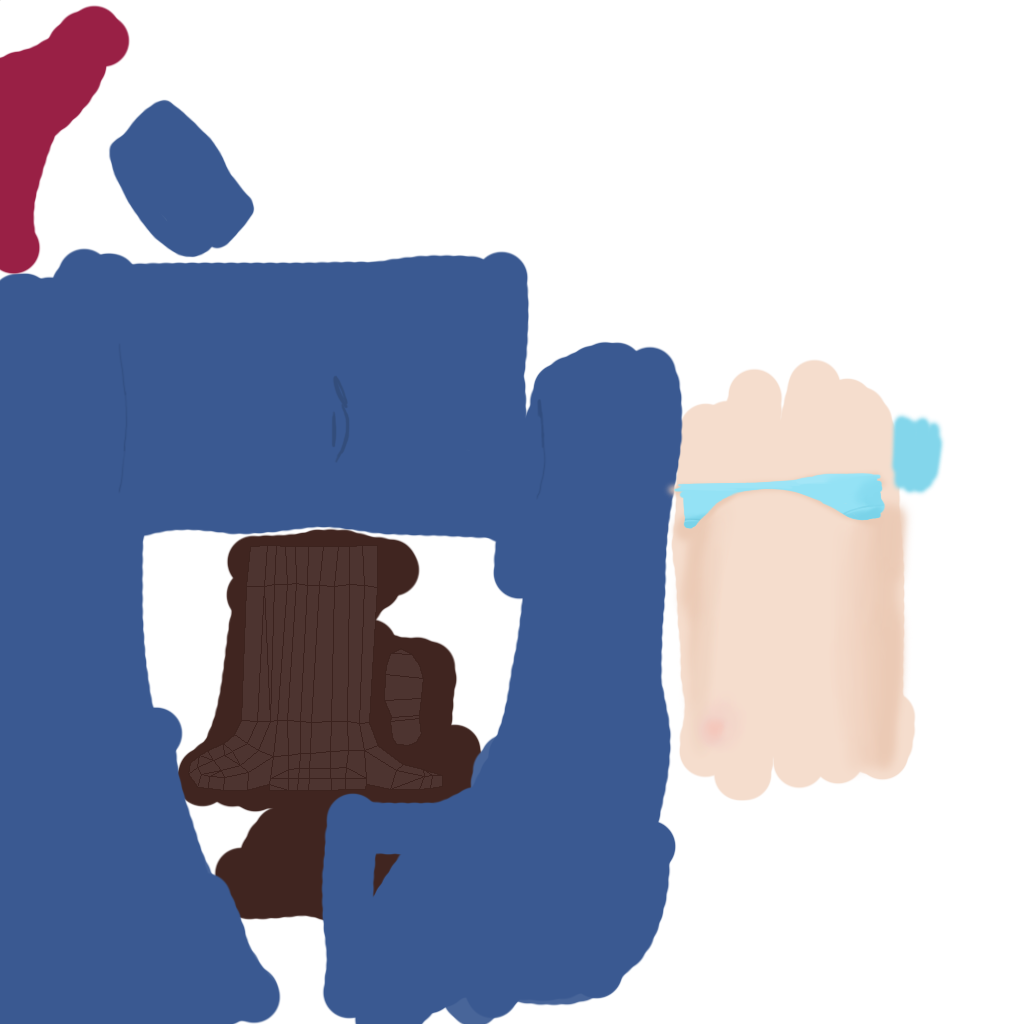
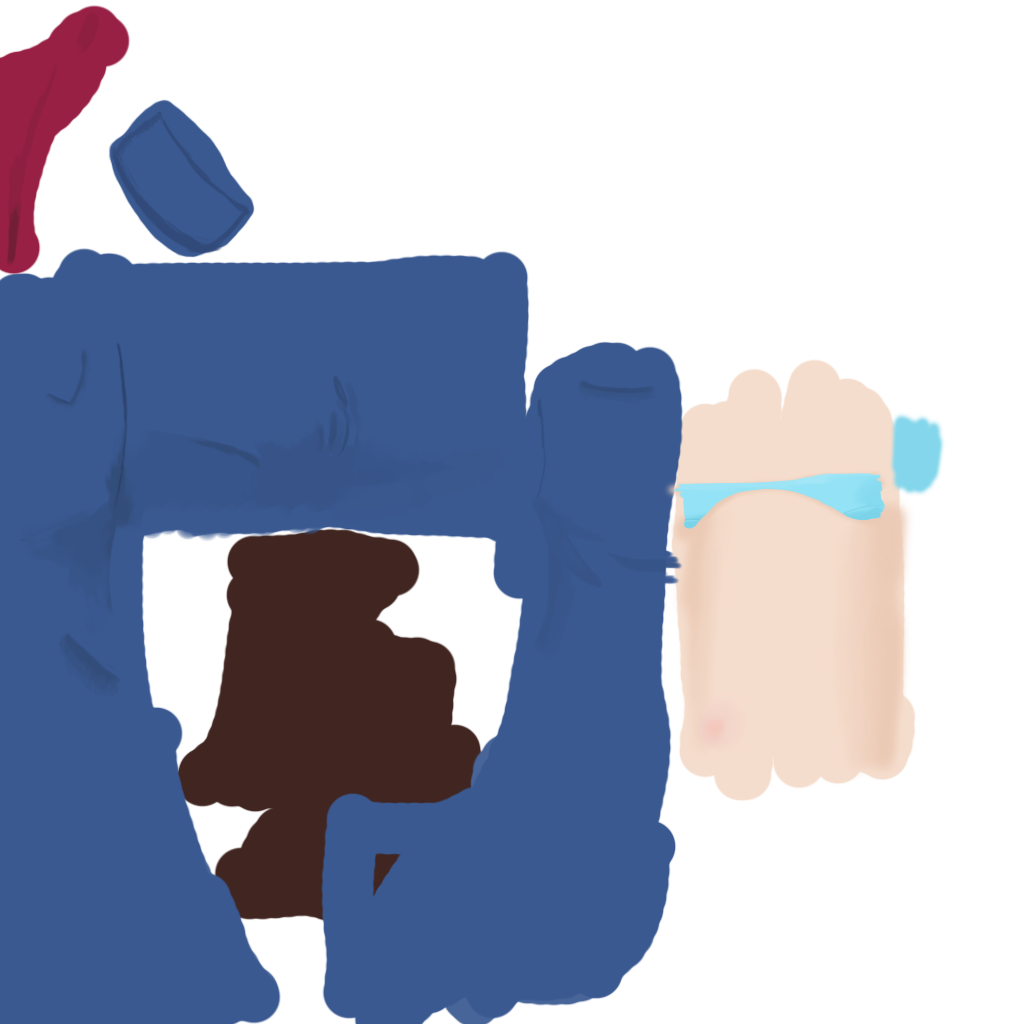
Comparing the layer stacks of the two 1024 × 1024 images. Changes:
hid "newplayer2_body_boots_guide" over bbox(0, 0, 443, 791)
painted on "レイヤー 1" over bbox(6, 12, 683, 758)
